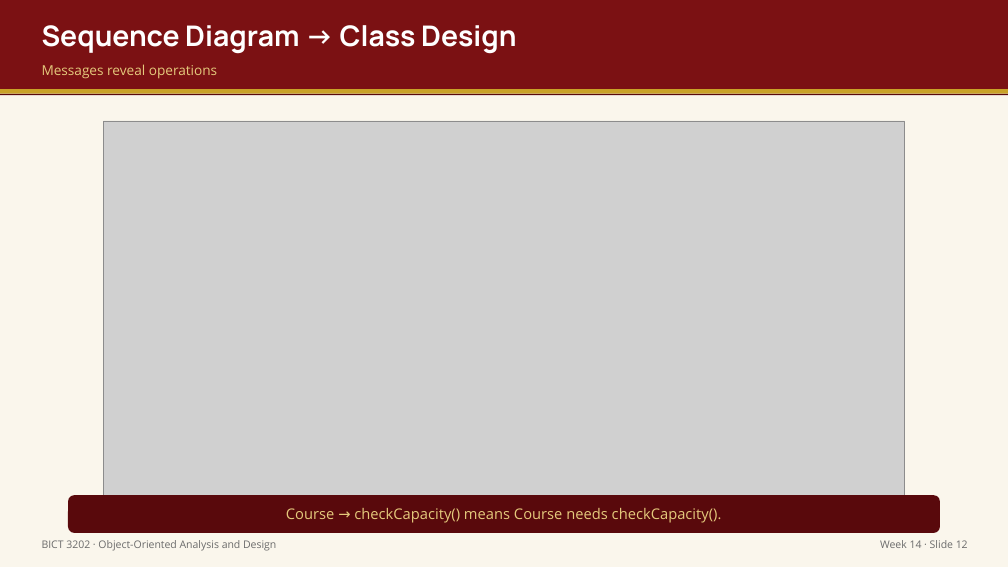
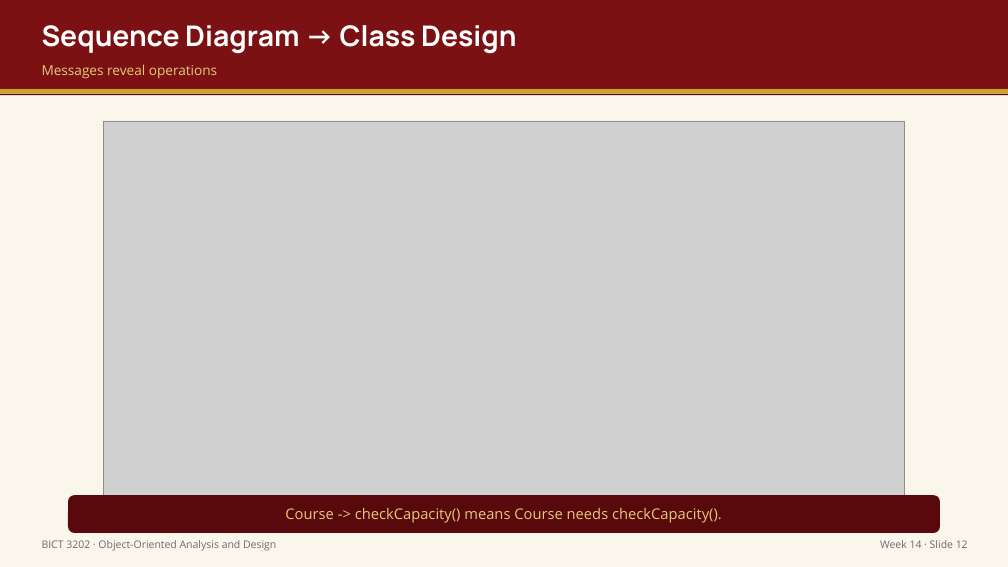
Before and after one commit to mrtc-solutions/OOP-MODULE, a slide deck: slide 13 of output/week14/Week14_Presentation_BICT3202_OOAD.pptx. Drawn at 1008x567 pixels with LibreOffice and Linux fonts; fonts in the diff are those of the drawing; grey boxes stand for pictures. Boxes give left, top, right and bottom in pixels: in the first picture for what was removed or moved away, otherwise in the second. Text is boxed around its words. In the diff, an @@ line names an element or a change of style, - is before the commit and + after.

```diff
--- a/output/week14/Week14_Presentation_BICT3202_OOAD.pptx
+++ b/output/week14/Week14_Presentation_BICT3202_OOAD.pptx
@@ text at [285,508,722,523]: text changed @@
-Course → checkCapacity() means Course needs checkCapacity().
+Course -> checkCapacity() means Course needs checkCapacity().
```
Also in this commit, not shown: 7 other slides changed, 44 other files.
